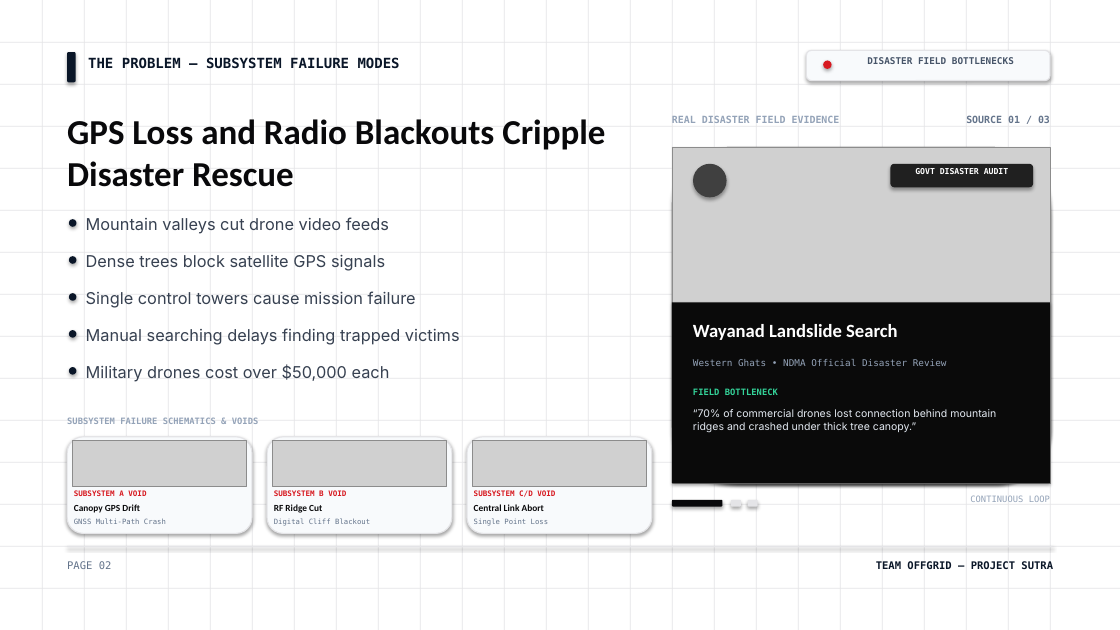
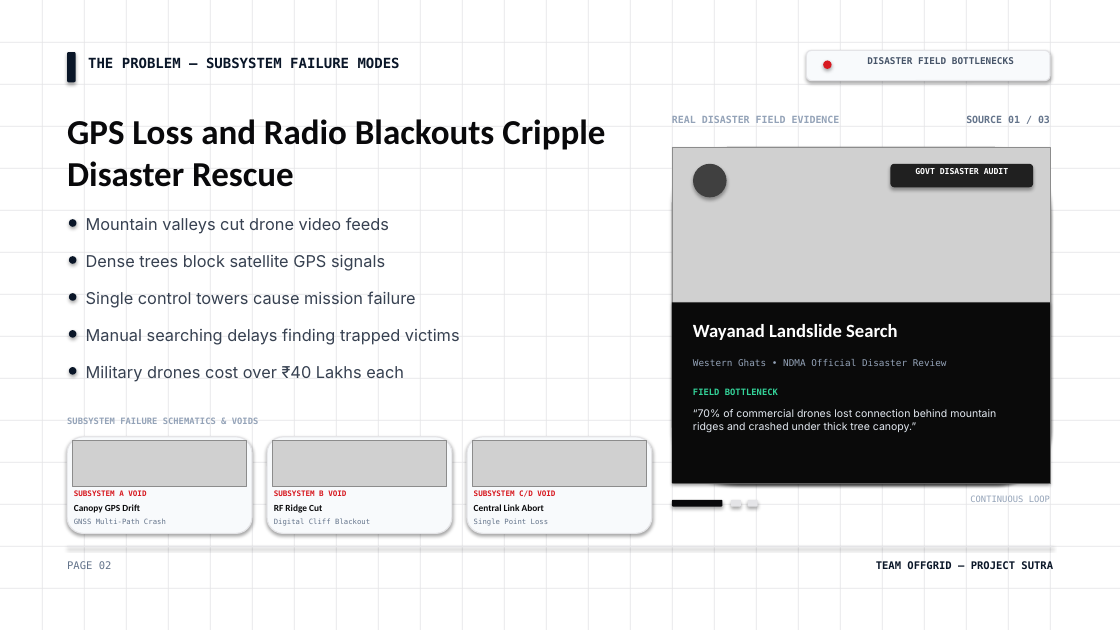
Before and after one commit to Harika-reddy2628/SUTRA-PPT, a slide deck: slide 2 of sutra_pitch_deck.pptx. Drawn at 1120x630 pixels with LibreOffice and Linux fonts; fonts in the diff are those of the drawing; grey boxes stand for pictures. Boxes give left, top, right and bottom in pixels: in the first picture for what was removed or moved away, otherwise in the second. Text is boxed around its words. In the diff, an @@ line names an element or a change of style, - is before the commit and + after.

Commit message:
feat(slides): integrate Playwright PDF/PNG pipeline and convert all figures to INR (Rupees, Lakhs, Crores)

```diff
--- a/sutra_pitch_deck.pptx
+++ b/sutra_pitch_deck.pptx
@@ text at (x1=86, y1=366, x2=404, y2=382): text changed @@
-Military drones cost over $50,000 each
+Military drones cost over ₹40 Lakhs each
```
Also in this commit, not shown: 1 other slide changed, 13 other files.
